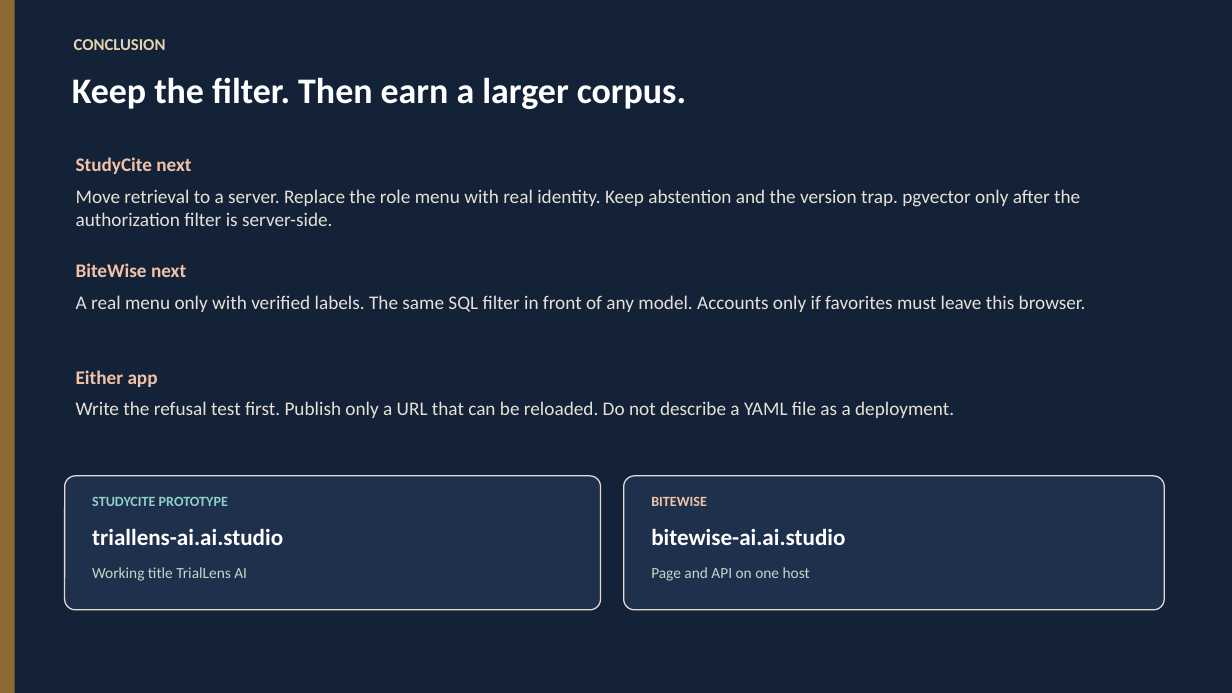
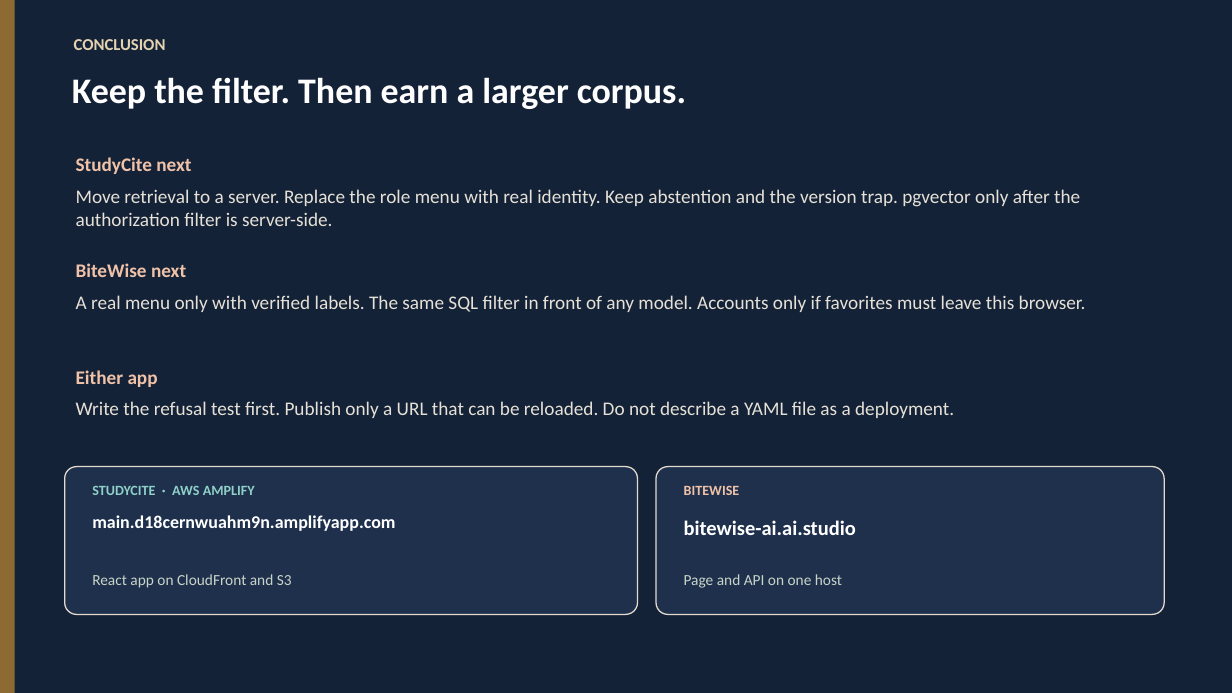
Before and after one commit to puzeng/AIML505_BiteWise, a slide deck: slide 24 of STUDYCITE_BITEWISE_CAPSTONE.pptx. Drawn at 1232x693 pixels with LibreOffice and Linux fonts; fonts in the diff are those of the drawing. Boxes give left, top, right and bottom in pixels: in the first picture for what was removed or moved away, otherwise in the second. Text is boxed around its words. In the diff, an @@ line names an element or a change of style, - is before the commit and + after.

Commit message:
Point the capstone deck at the published StudyCite app.
The first app's live demo is the Amplify host, with screenshots of that build, and App Runner stays a config file rather than the address that answers.

```diff
--- a/STUDYCITE_BITEWISE_CAPSTONE.pptx
+++ b/STUDYCITE_BITEWISE_CAPSTONE.pptx
@@ rounded rectangle: place and size @@
-rounded rectangle at [65, 476, 601, 610]
+rounded rectangle at [65, 467, 638, 615]
@@ rounded rectangle: place and size @@
-rounded rectangle at [624, 476, 1165, 610]
+rounded rectangle at [656, 467, 1165, 615]
@@ text "BITEWISE": place and size @@
-text "BITEWISE" at [651, 496, 707, 506]
+text "BITEWISE" at [684, 485, 740, 495]
@@ text at [92, 486, 255, 495]: text changed @@
-STUDYCITE PROTOTYPE
+STUDYCITE · AWS AMPLIFY
@@ text at [92, 515, 395, 531]: text changed; size 18 to 14 pt @@
-triallens-ai.ai.studio
+main.d18cernwuahm9n.amplifyapp.com
@@ text "bitewise-ai.ai.studio": place and size @@
-text "bitewise-ai.ai.studio" at [651, 528, 845, 545]
+text "bitewise-ai.ai.studio" at [684, 520, 856, 535]
@@ text "bitewise-ai.ai.studio" at [684, 520, 856, 535]: size 18 to 16 pt @@
@@ text "Page and API on one ...": place and size @@
-text "Page and API on one ..." at [651, 567, 810, 581]
+text "Page and API on one ..." at [684, 574, 842, 588]
@@ text at [92, 574, 292, 588]: text changed @@
-Working title TrialLens AI
+React app on CloudFront and S3
```
Also in this commit, not shown: 6 other slides changed, 4 other files.
